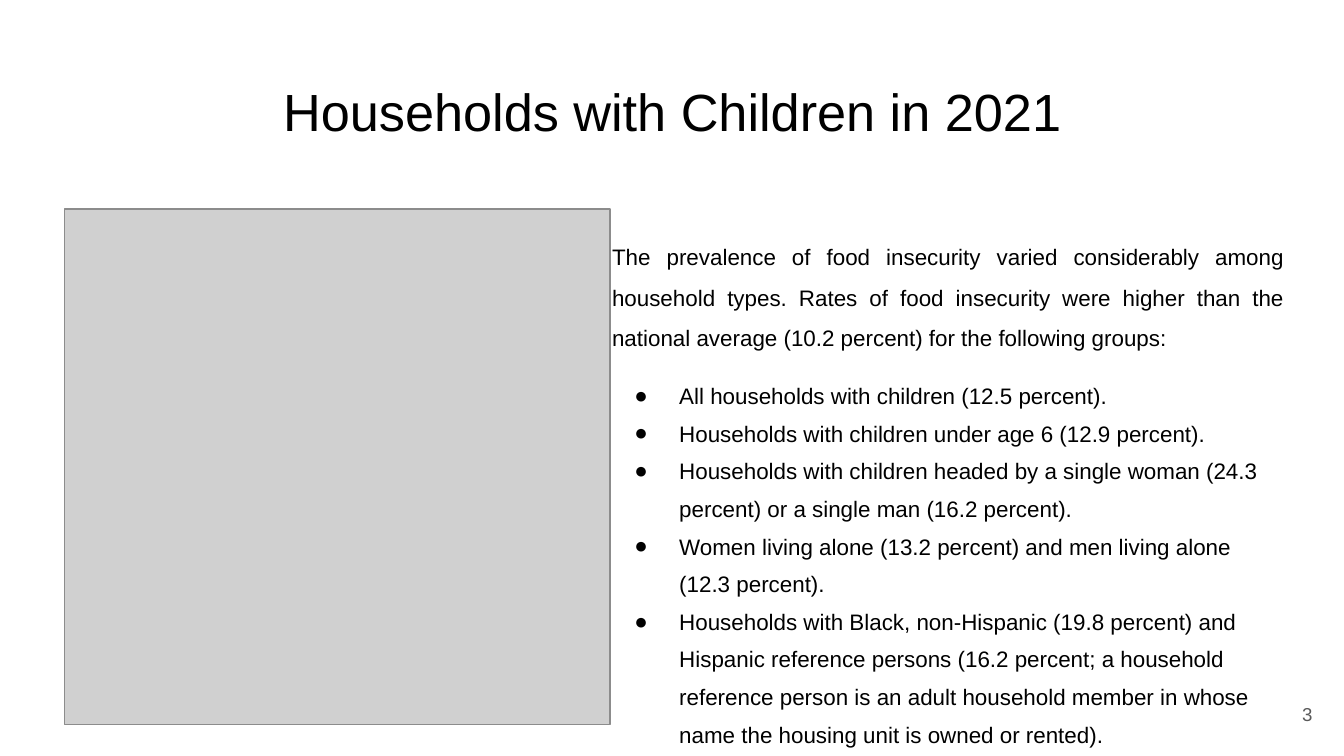
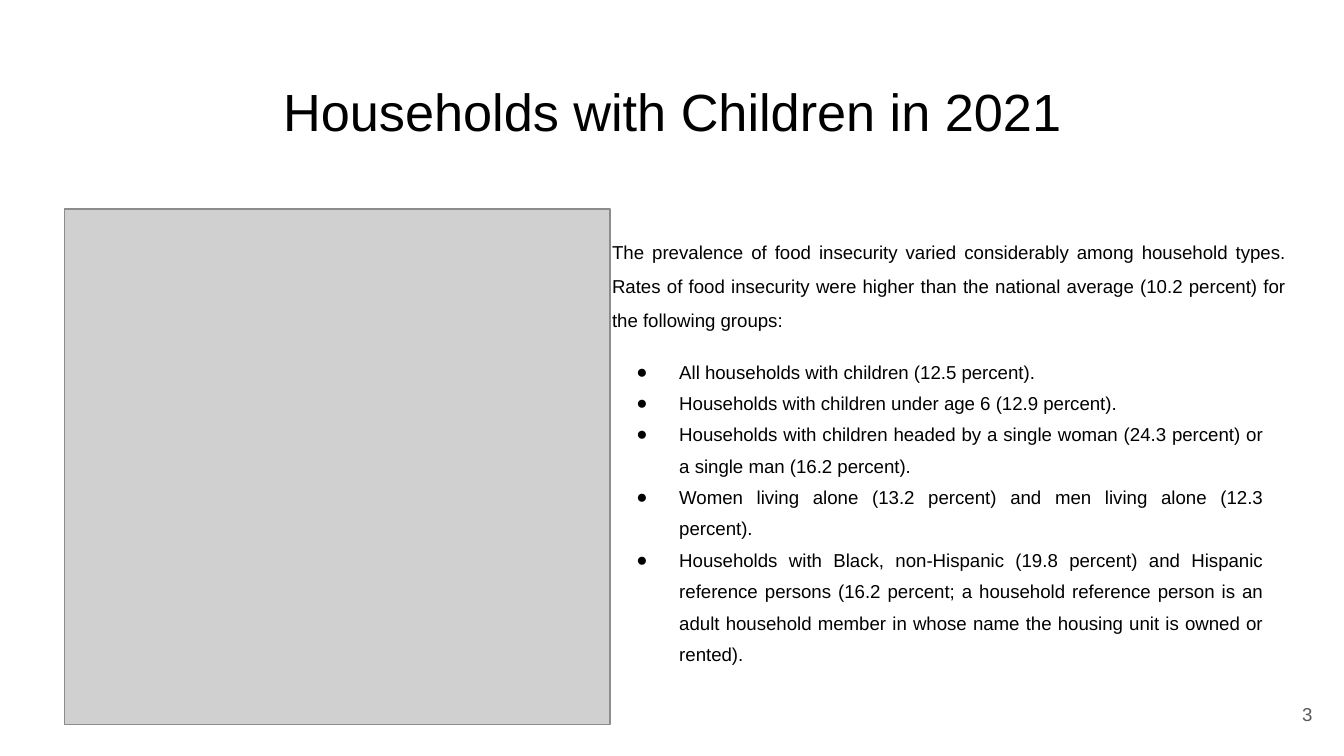
Before and after one commit to himalayahall/DATA608, a slide deck: slide 3 of Story 6/Food Security.pptx. Drawn at 1344x756 pixels with LibreOffice and Linux fonts; fonts in the diff are those of the drawing; grey boxes stand for pictures. Boxes give left, top, right and bottom in pixels: in the first picture for what was removed or moved away, otherwise in the second. Text is boxed around its words. In the diff, an @@ line names an element or a change of style, - is before the commit and + after.

```diff
--- a/Story 6/Food Security.pptx
+++ b/Story 6/Food Security.pptx
@@ text "The prevalence of food insecurity ..." at box(612, 245, 1286, 665): size 12 to 10 pt; alignment left to justified; indent changed @@
```
Also in this commit, not shown: 4 other slides changed, 1 slide removed, 1 other file.
